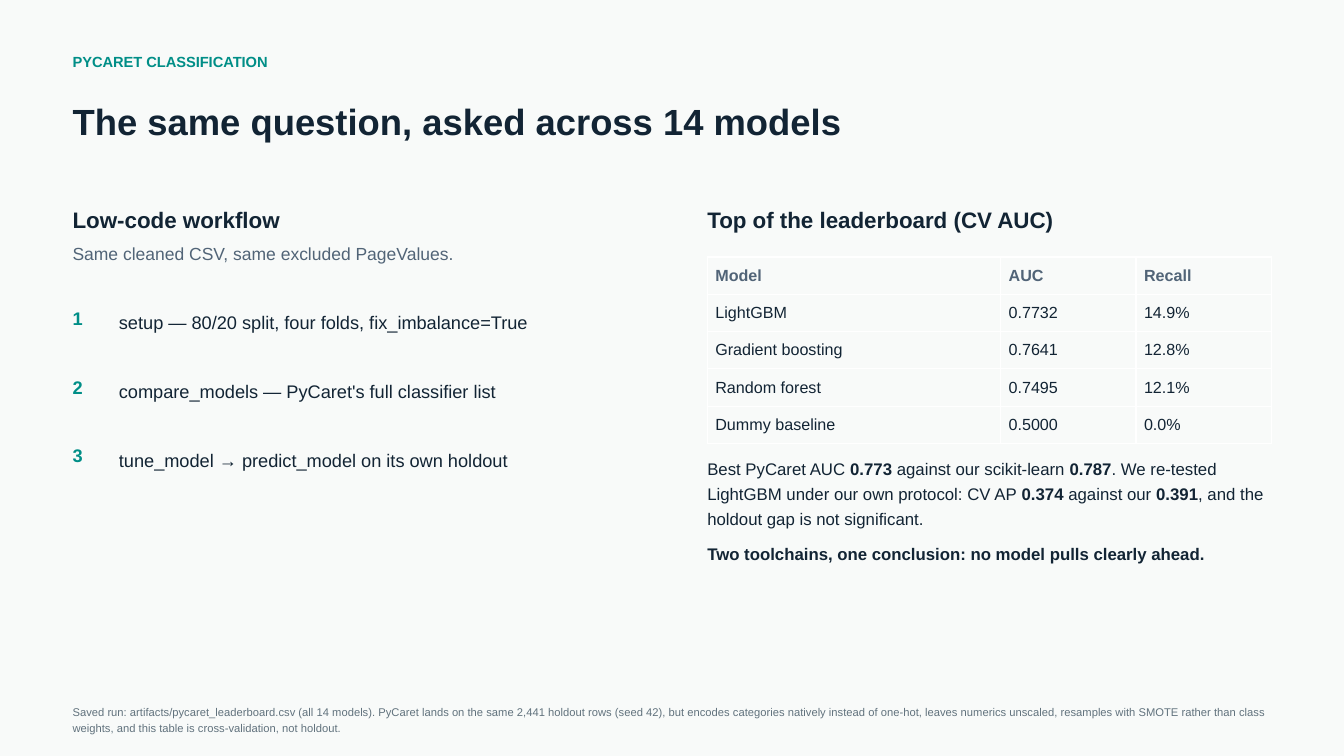
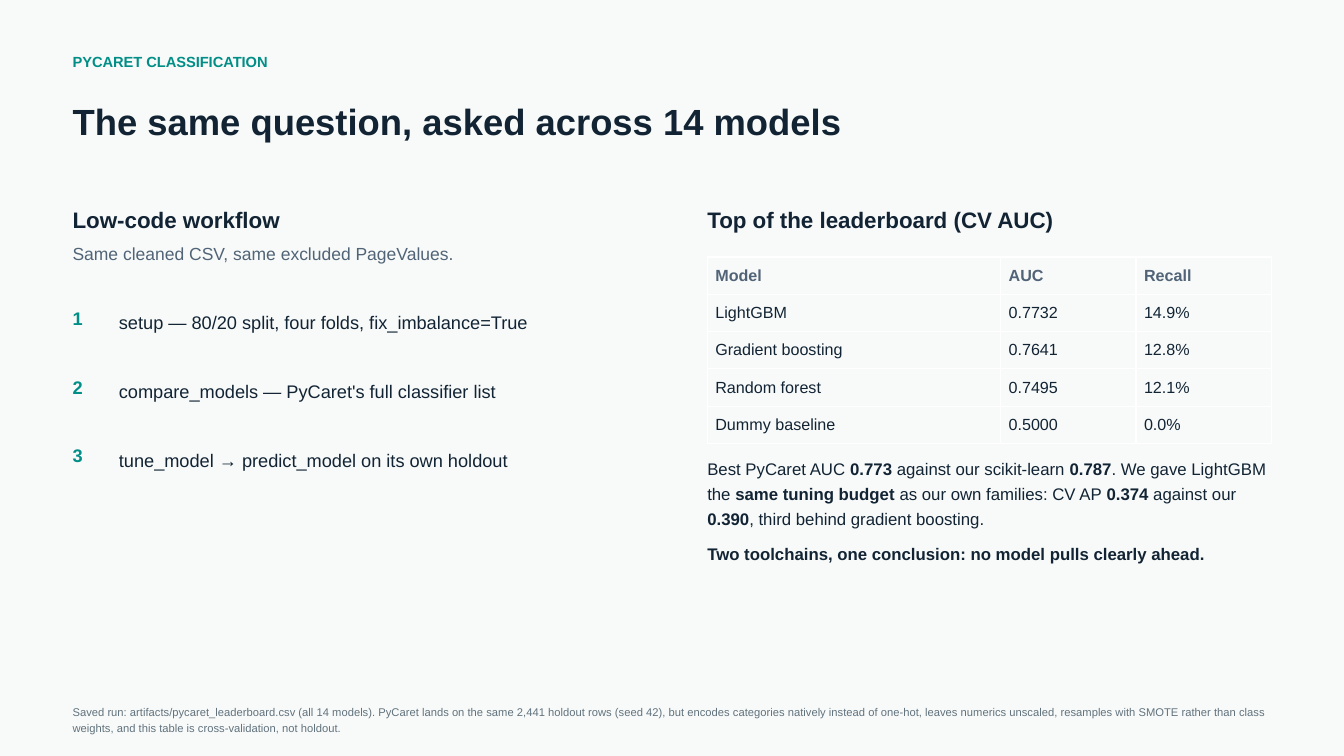
Before and after one commit to Kantheedeth/SessionSignal, a slide deck: slide 9 of SessionSignal.pptx. Drawn at 1344x756 pixels with LibreOffice and Linux fonts; fonts in the diff are those of the drawing. Boxes give left, top, right and bottom in pixels: in the first picture for what was removed or moved away, otherwise in the second. Text is boxed around its words. In the diff, an @@ line names an element or a change of style, - is before the commit and + after.

```diff
--- a/SessionSignal.pptx
+++ b/SessionSignal.pptx
@@ text at (707,463,1266,529): text changed @@
-Best PyCaret AUC 0.773 against our scikit-learn 0.787. We re-tested LightGBM under our own protocol: CV AP 0.374 against our 0.391, and the holdout gap is not significant.
+Best PyCaret AUC 0.773 against our scikit-learn 0.787. We gave LightGBM the same tuning budget as our own families: CV AP 0.374 against our 0.390, third behind gradient boosting.
```
Also in this commit, not shown: 6 other files.
